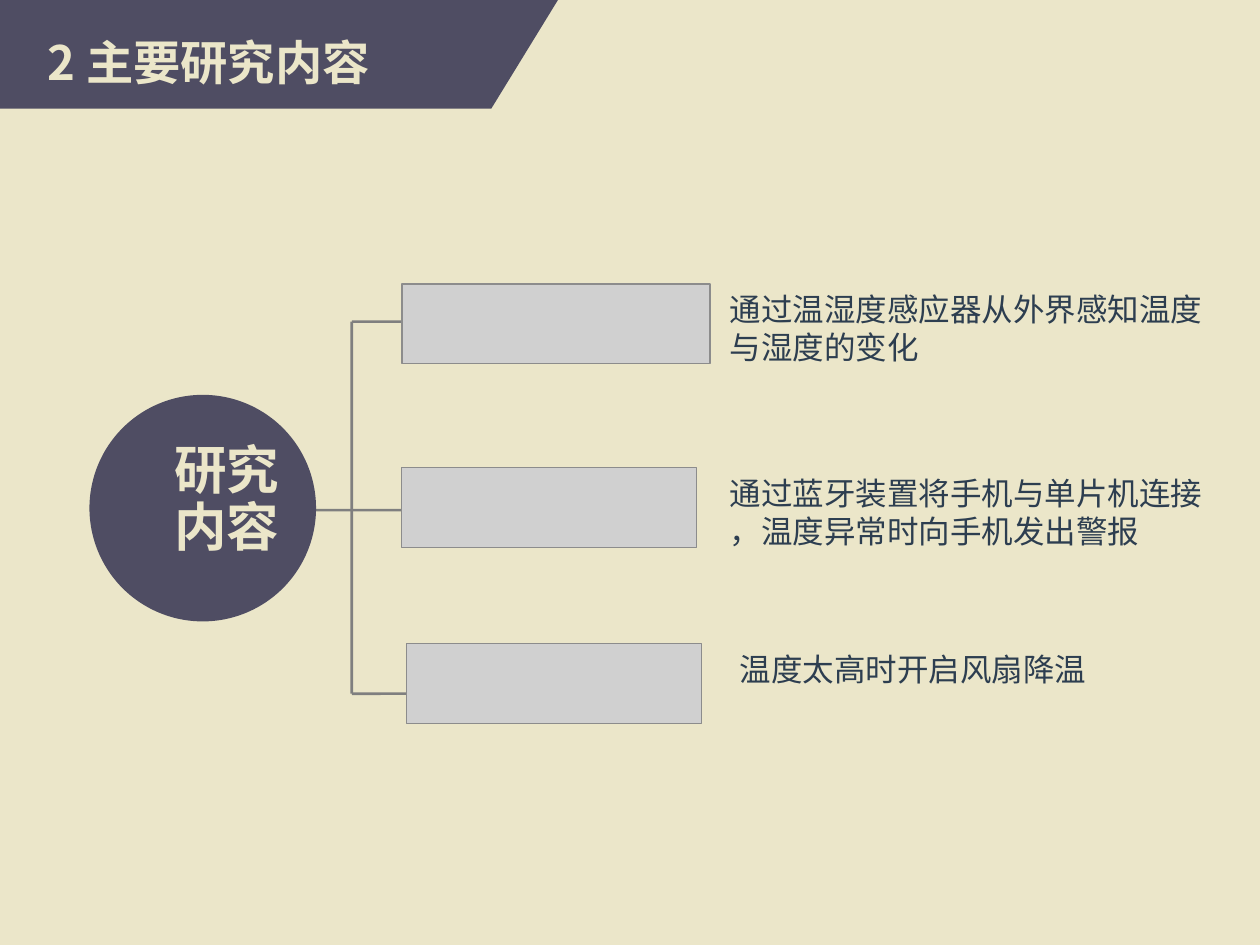
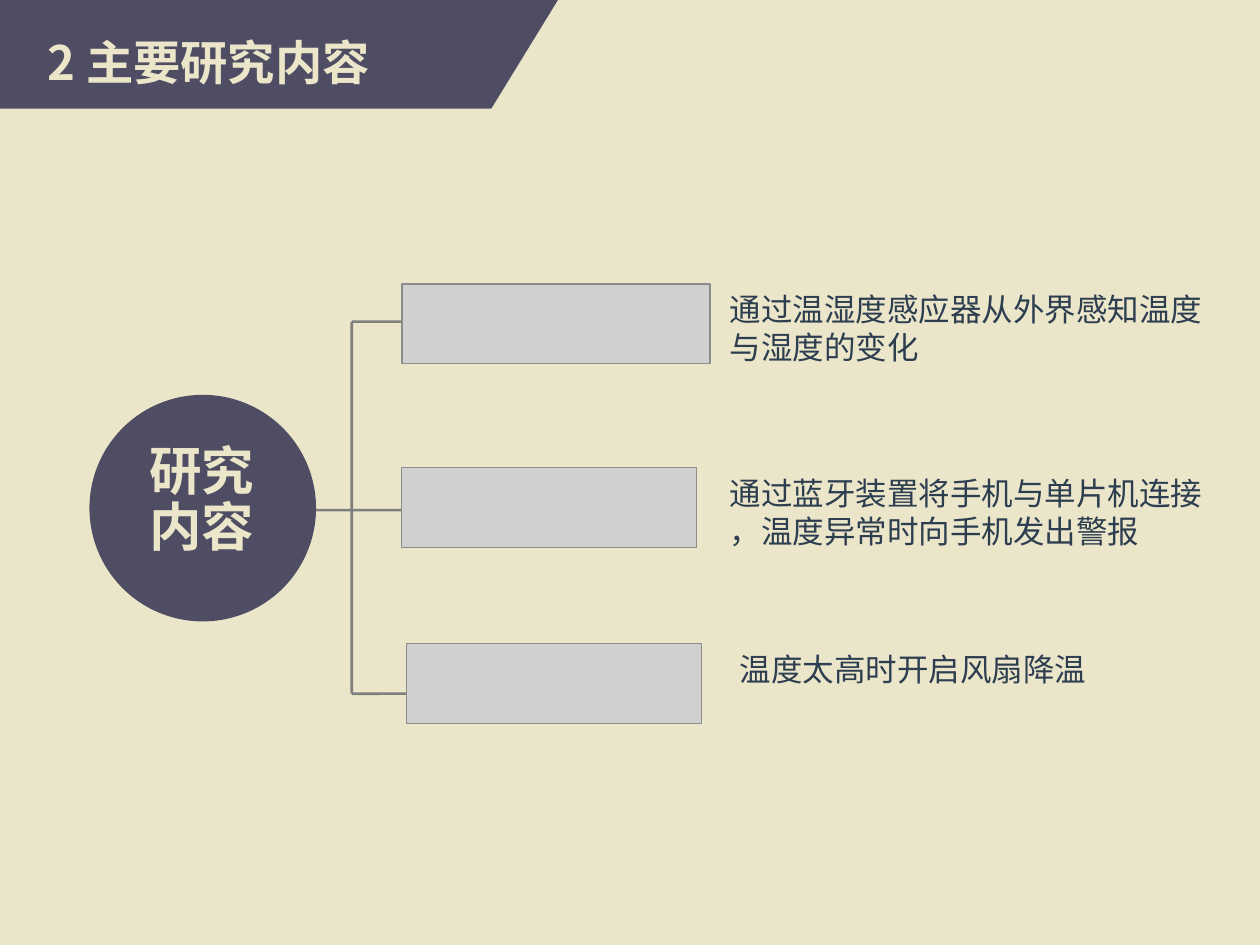
Before and after one commit to xiaojunjun0124/20151104758_fankejun, a slide deck: slide 4 of 20151104758-范可君-基于STM32的温室系统调控的设计与实现开题ppt.ppt. Drawn at 1260x945 pixels with LibreOffice and Linux fonts; fonts in the diff are those of the drawing; grey boxes stand for pictures. Boxes give left, top, right and bottom in pixels: in the first picture for what was removed or moved away, otherwise in the second. Text is boxed around its words. In the diff, an @@ line names an element or a change of style, - is before the commit and + after.

```diff
--- a/20151104758-范可君-基于STM32的温室系统调控的设计与实现开题ppt.ppt
+++ b/20151104758-范可君-基于STM32的温室系统调控的设计与实现开题ppt.ppt
@@ text "研究": place and size @@
-text "研究" at (174,444,279,551)
+text "研究" at (150,445,255,551)
```
Also in this commit, not shown: 5 other slides changed, 2 other files.
